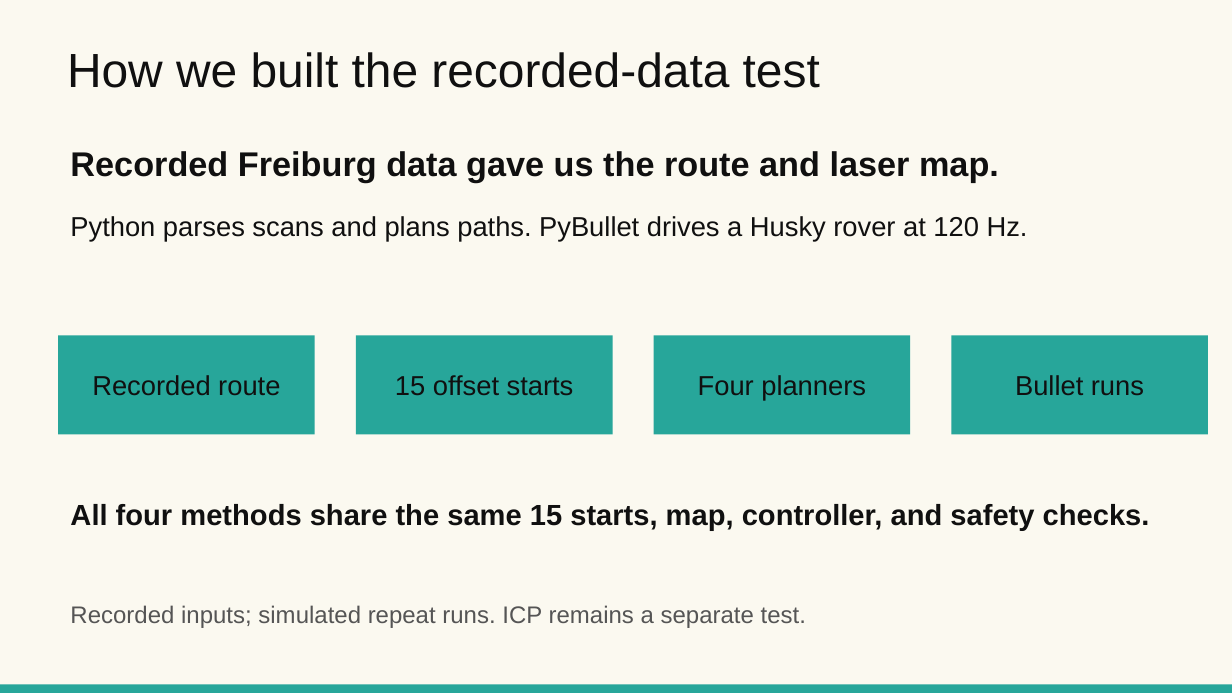
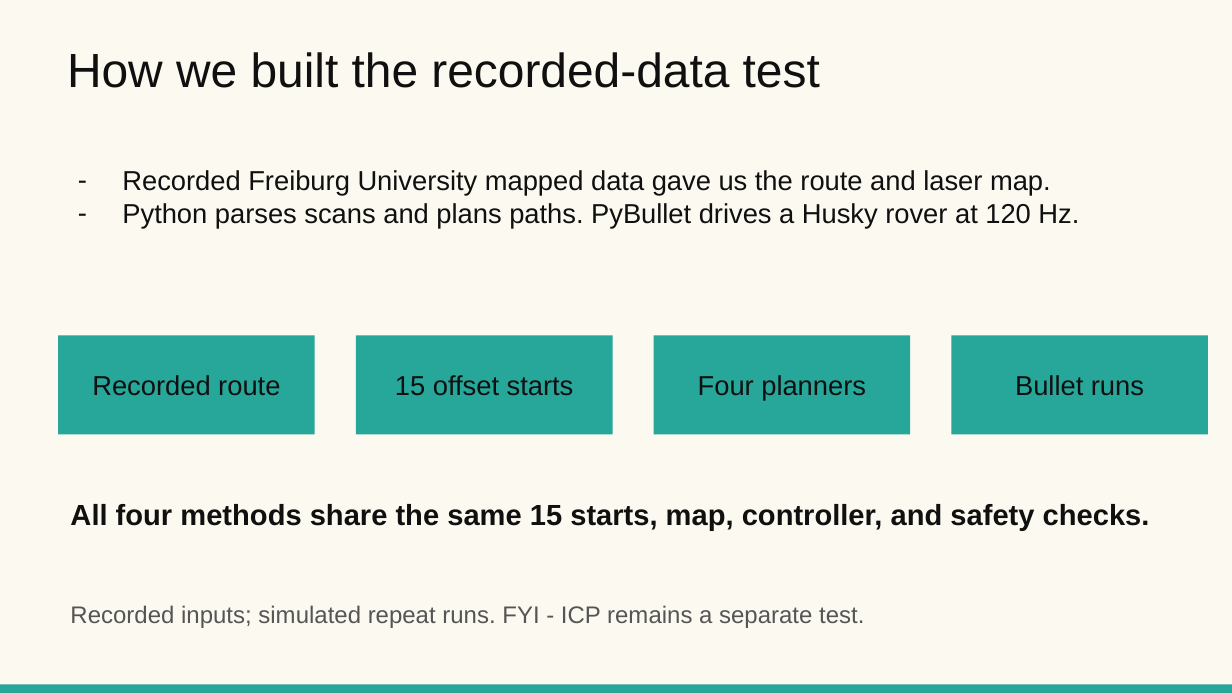
Before and after one commit to ayushkaulgud/teach-repeat-rover-navigation, a slide deck: slide 2 of docs/Teach_and_Repeat_Project_Update_Oct_7_2026.pptx. Drawn at 1232x693 pixels with LibreOffice and Linux fonts; fonts in the diff are those of the drawing. Boxes give left, top, right and bottom in pixels: in the first picture for what was removed or moved away, otherwise in the second. Text is boxed around its words. In the diff, an @@ line names an element or a change of style, - is before the commit and + after.

Commit message:
style: refine simulation slide and link repository

```diff
--- a/docs/Teach_and_Repeat_Project_Update_Oct_7_2026.pptx
+++ b/docs/Teach_and_Repeat_Project_Update_Oct_7_2026.pptx
@@ text "Recorded Freiburg University mapped data ...": place and size @@
-text "Recorded Freiburg University mapped data ..." at [70, 216, 1028, 242]
+text "Recorded Freiburg University mapped data ..." at [122, 170, 1079, 229]
@@ text removed at [70, 151, 999, 183] @@
-Recorded Freiburg data gave us the route and laser map.
@@ text at [122, 170, 1051, 196]: paragraph added @@
+– Recorded Freiburg University mapped data gave us the route and laser map.
@@ text at [122, 203, 1079, 229]: bullet none to - @@
@@ text at [70, 605, 864, 628]: text changed @@
-Recorded inputs; simulated repeat runs. ICP remains a separate test.
+Recorded inputs; simulated repeat runs. FYI - ICP remains a separate test.
```
Also in this commit, not shown: 6 other slides changed, 3 other files.
